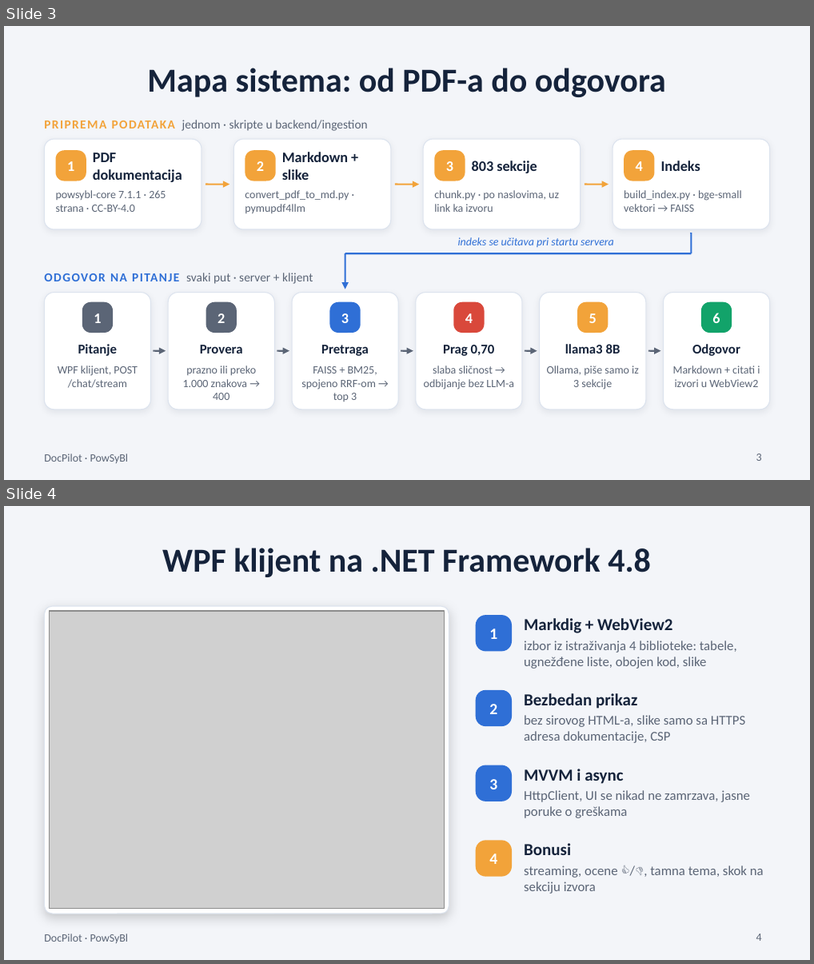
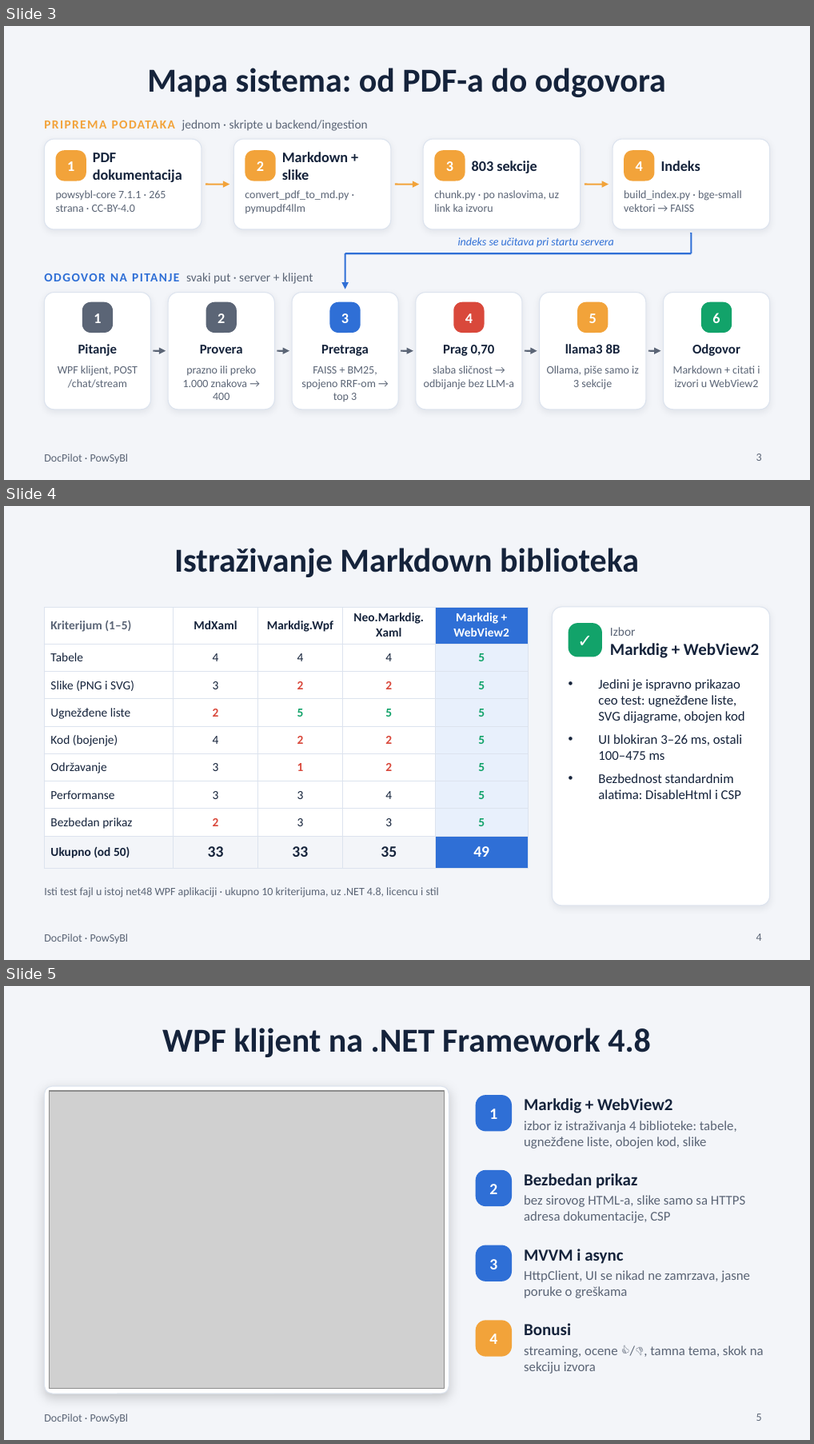
Before and after one commit to VladK333/SE_Internship, a slide deck: docs/presentation/DocPilot_prezentacija.pptx. Shown one above the other, each under a label of ours: slides 3 and 4 before the commit, slides 3, 4 and 5 after it. The pictures are 814x964 and 814x1444 pixels, drawn with LibreOffice and Linux fonts; fonts in the diff are those of the drawing; grey boxes stand for pictures. Boxes give left, top, right and bottom in pixels: in the first picture for what was removed or moved away, otherwise in the second. Text is boxed around its words. In the diff, an @@ line names an element or a change of style, - is before the commit and + after.

```diff
--- a/docs/presentation/DocPilot_prezentacija.pptx
+++ b/docs/presentation/DocPilot_prezentacija.pptx
@@ slide 4 added at (4, 506, 810, 960), background #F3F5F9; not listed: 1 template element that a slide beside it also shows @@
@@ title added at (174, 548, 639, 577), 30 pt, text #15233B, bold @@
+Istraživanje Markdown biblioteka
@@ table added at (44, 607, 528, 868), 9 rows, 5 columns @@
+Kriterijum (1–5) | MdXaml | Markdig.Wpf | Neo.Markdig. / Xaml | Markdig + WebView2
+Tabele | 4 | 4 | 4 | 5
+Slike (PNG i SVG) | 3 | 2 | 2 | 5
+Ugnežđene liste | 2 | 5 | 5 | 5
+Kod (bojenje) | 4 | 2 | 2 | 5
+Održavanje | 3 | 1 | 2 | 5
+Performanse | 3 | 3 | 4 | 5
+Bezbedan prikaz | 2 | 3 | 3 | 5
+Ukupno (od 50) | 33 | 33 | 35 | 49
@@ rounded rectangle added at (552, 607, 770, 905), fill #FFFFFF, outline #DCE3EE 0.75 pt @@
@@ rounded rectangle added at (569, 623, 602, 656), fill #12A36A, 16 pt, text #FFFFFF, bold @@
+✓
@@ text added at (610, 627, 759, 658), 15 pt, text #15233B, bold @@
+Izbor
+Markdig + WebView2
@@ text added at (598, 679, 746, 799), 12 pt, text #15233B @@
+• Jedini je ispravno prikazao ceo test: ugnežđene liste, SVG dijagrame, obojen kod
+• UI blokiran 3–26 ms, ostali 100–475 ms
+• Bezbednost standardnim alatima: DisableHtml i CSP
@@ text added at (44, 887, 439, 897), 10 pt, text #5B6576 @@
+Isti test fajl u istoj net48 WPF aplikaciji · ukupno 10 kriterijuma, uz .NET 4.8, licencu i stil
@@ page number added at (757, 933, 762, 940), 10 pt, text #5B6576 @@
+4
@@ what was slide 4 is now slide 5 @@
@@ page number at (757, 1413, 762, 1420): text changed @@
-4
+5
```
Also in this commit, not shown: 3 slides changed.
